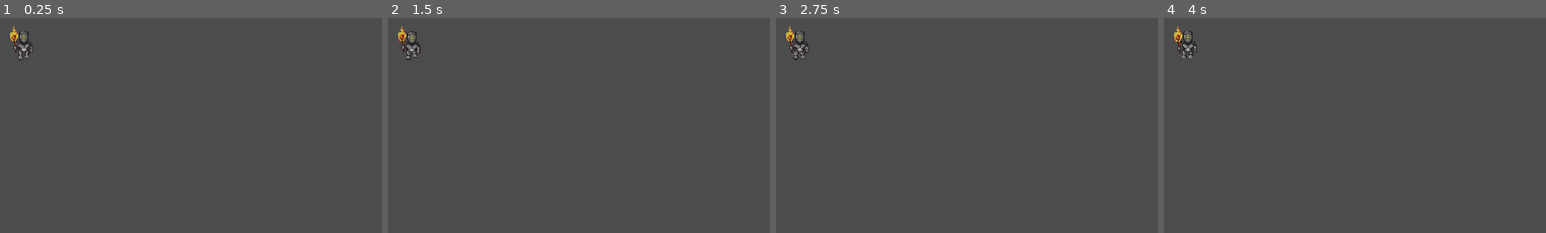
Above: before the commit, frames 1-4 (left to right).
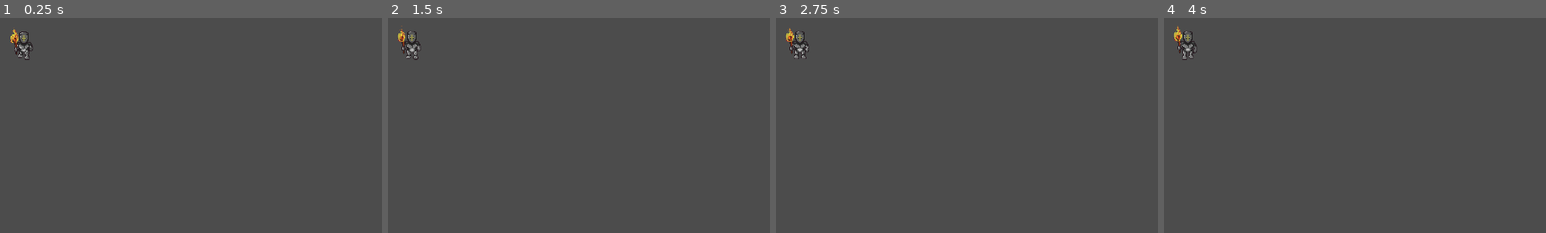
Above: after the commit, the same moments.

Repository: ld-51-game-jam/LD51-TD
Game: Godot game, scene res://src/enemies/Enemy.tscn
The game is run twice, just before and just after one commit, with the same random seed, the same clock (stepped at 60 frames per second) and the same inputs. This scene is started directly instead of the project's main scene.
Inputs:
- Up to frame 1 (0.25 s): no input
- Up to frame 2 (1.5 s): tap Enter at 0.5 s; tap Space at 1.25 s
- Up to frame 3 (2.75 s): tap Enter at 2 s
- Up to frame 4 (4 s): tap Space at 2.75 s; tap Enter at 3.5 s
The pictures show only the part of the screen within x 0-50%, y 0-50%; the shares and areas given below are measured in that part.

The runs differ from the first frame. In frame 1, 0.3% of the frame differs, in the area x 2-9%, y 3-20%; in frame 2, 0.3%; in frame 3, 0.2%; in frame 4, 0.1%.

Commit message:
committing more of Amandas art

Diff:
--- a/src/enemies/Enemy.tscn
+++ b/src/enemies/Enemy.tscn
@@ -321,7 +321,6 @@
 position = Vector2( 40, 39 )
 frames = SubResource( 9 )
 animation = "human_walking_south"
-frame = 5
 playing = true
 
 [connection signal="timeout" from="Timer" to="." method="_on_Timer_timeout"]
Binary file added: assets/towers/tower_top_down.png
Not shown, added: assets/towers/tower_top_down.png.import
Binary file added: assets/walls/wall_horizontal.png
Not shown, added: assets/walls/wall_horizontal.png.import
Binary file added: assets/walls/wall_vertical.png
Not shown, added: assets/walls/wall_vertical.png.import
